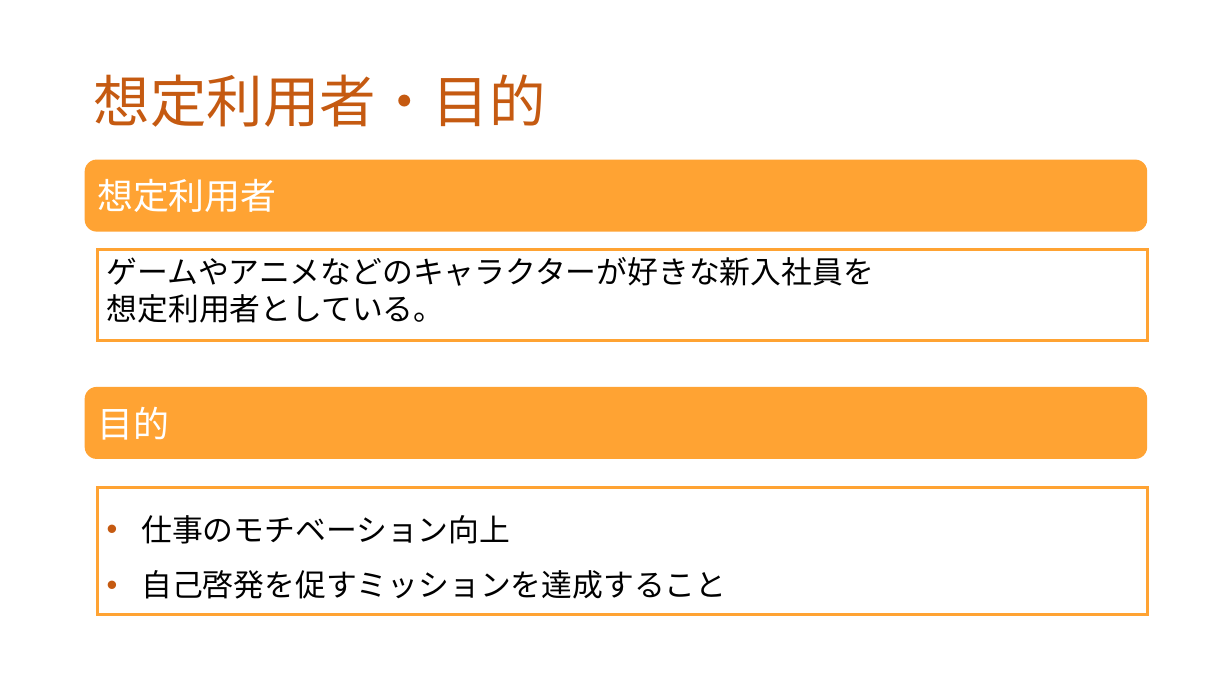
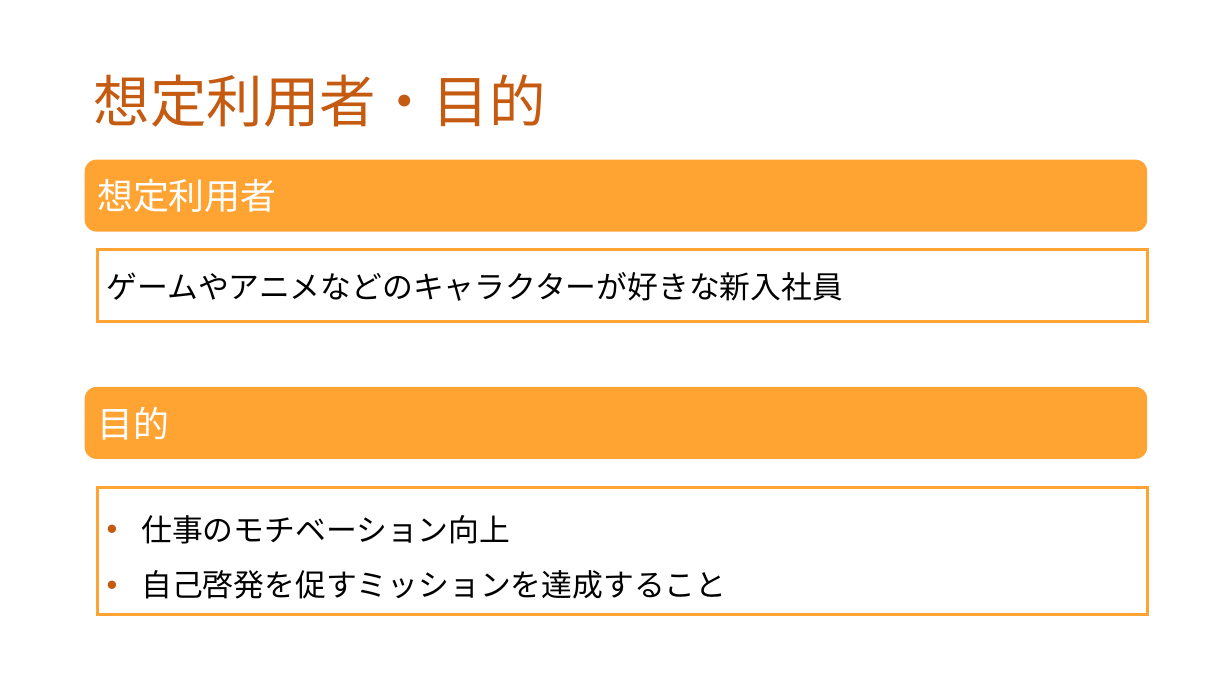
Before and after one commit to dojo2022/F-3, a slide deck: slide 5 of doc/プレゼン資料_F3_なかおっち.pptx. Drawn at 1232x693 pixels with LibreOffice and Linux fonts; fonts in the diff are those of the drawing. Boxes give left, top, right and bottom in pixels: in the first picture for what was removed or moved away, otherwise in the second. Text is boxed around its words. In the diff, an @@ line names an element or a change of style, - is before the commit and + after.

```diff
--- a/doc/プレゼン資料_F3_なかおっち.pptx
+++ b/doc/プレゼン資料_F3_なかおっち.pptx
@@ rectangle: place and size @@
-rectangle at (98, 250, 1148, 340)
+rectangle at (98, 250, 1148, 322)
@@ text at (107, 272, 843, 301): text changed @@
-ゲームやアニメなどのキャラクターが好きな新入社員を
-想定利用者としている。
+ゲームやアニメなどのキャラクターが好きな新入社員
```
Also in this commit, not shown: 6 other slides changed, 1 slide added.
